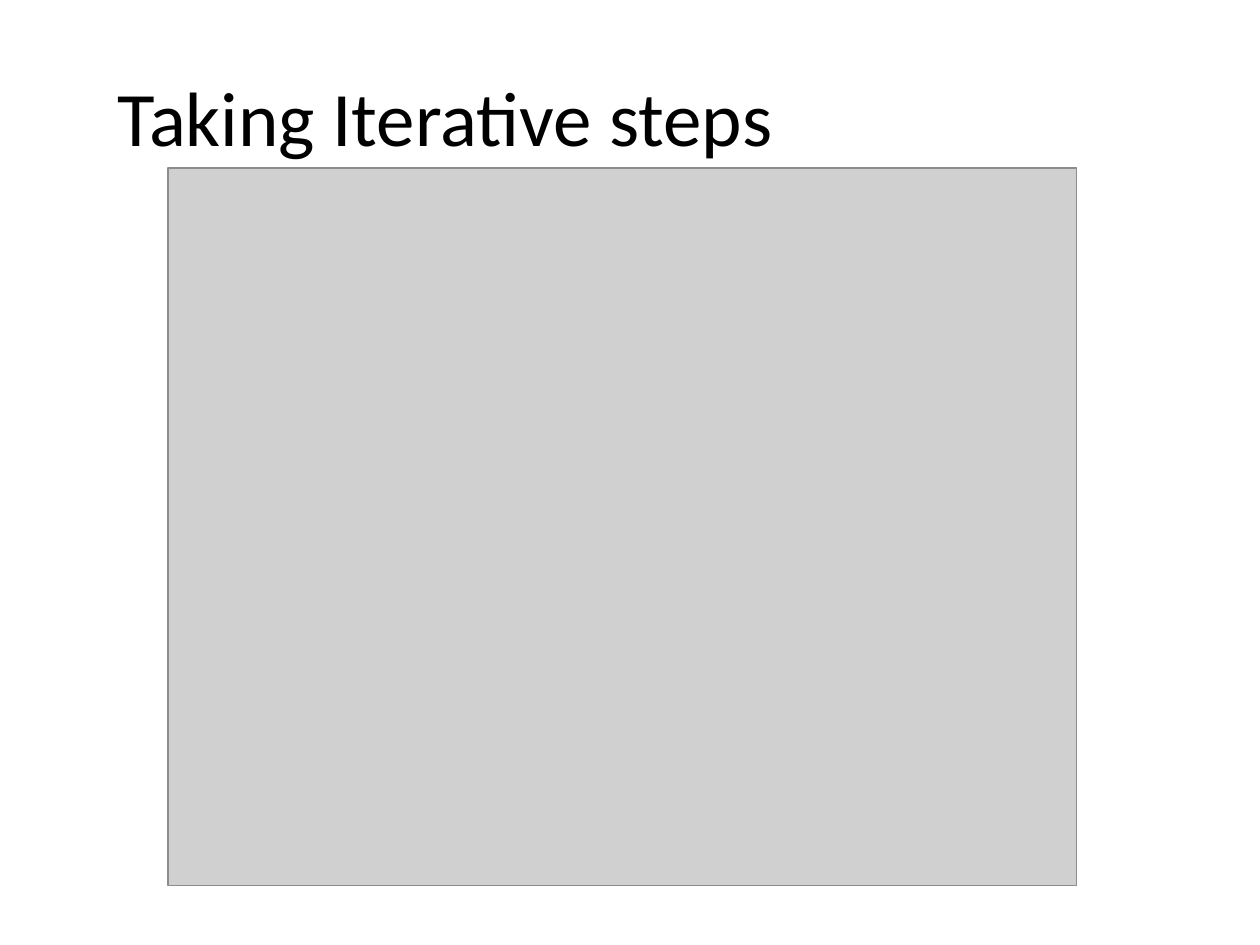
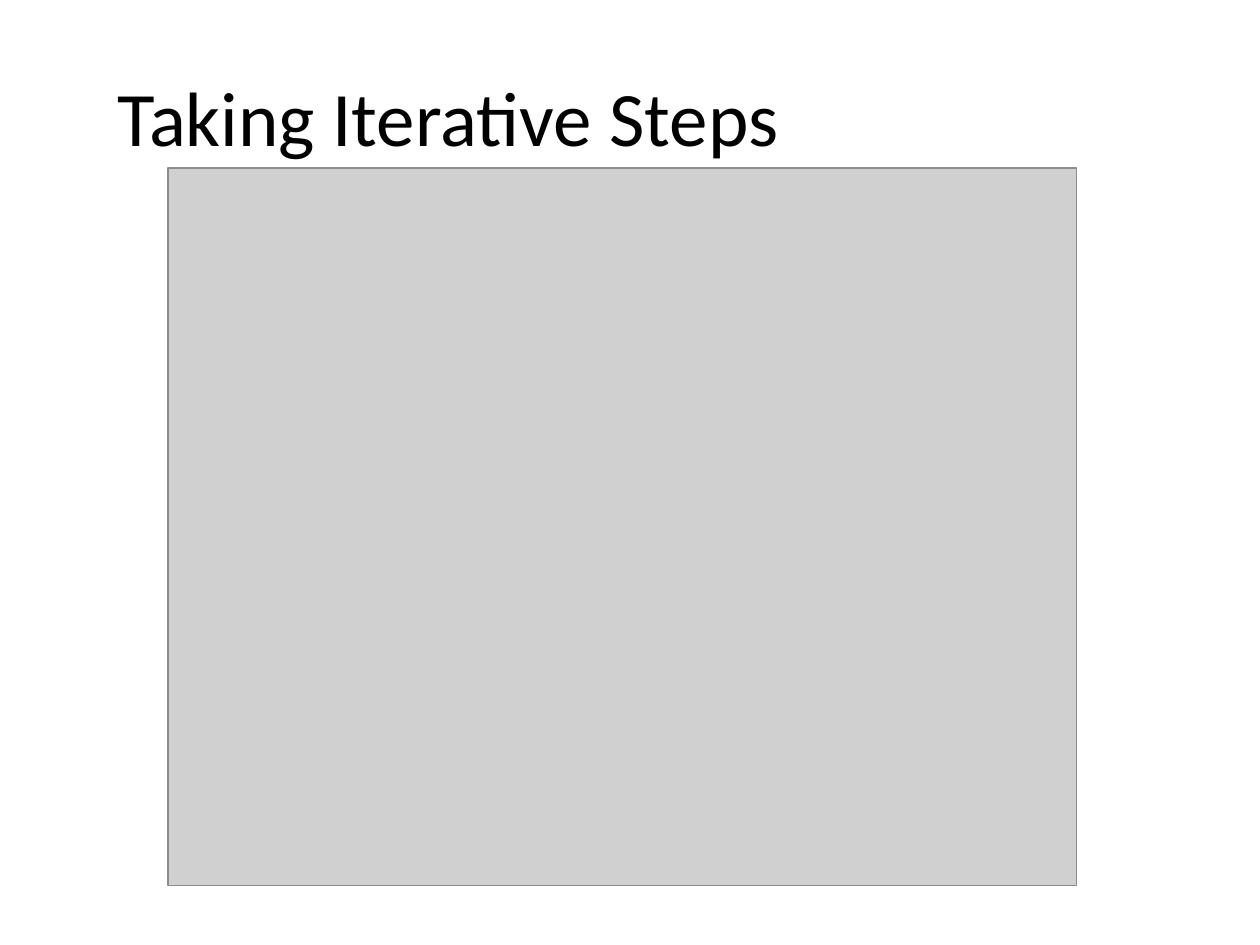
Before and after one commit to JeffRisberg/PythonNotebooksForAI, a slide deck: slide 12 of Documents/60-Introduction.pptx (slide 11 before the commit). Drawn at 1260x945 pixels with LibreOffice and Linux fonts; fonts in the diff are those of the drawing; grey boxes stand for pictures; background and template pictures are left out. Boxes give left, top, right and bottom in pixels: in the first picture for what was removed or moved away, otherwise in the second. Text is boxed around its words. In the diff, an @@ line names an element or a change of style, - is before the commit and + after.

```diff
--- a/Documents/60-Introduction.pptx
+++ b/Documents/60-Introduction.pptx
@@ title at box(118, 92, 778, 160): text changed @@
-Taking Iterative steps
+Taking Iterative Steps
```
Also in this commit, not shown: 7 other slides changed, 1 slide added, 53 other files.
